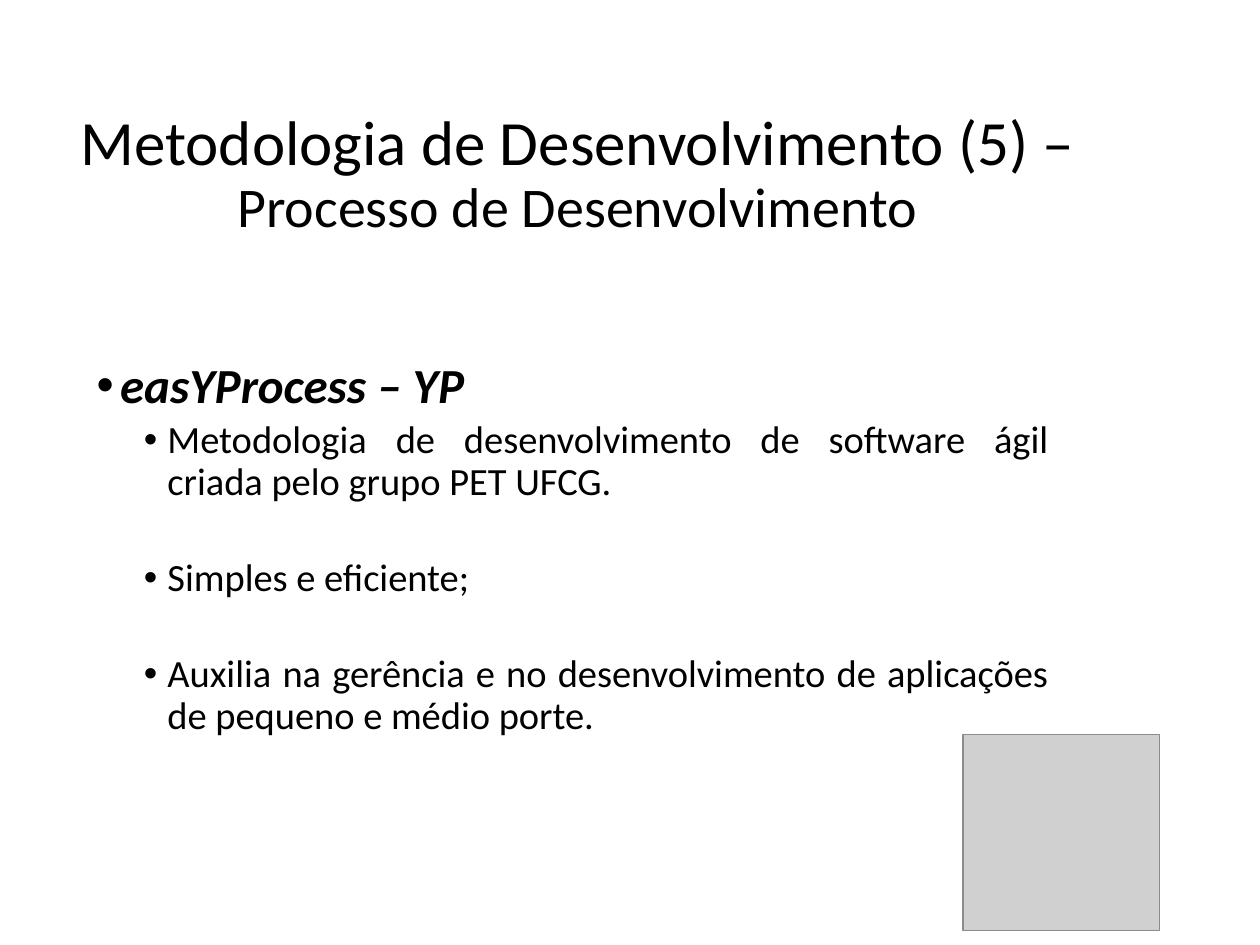
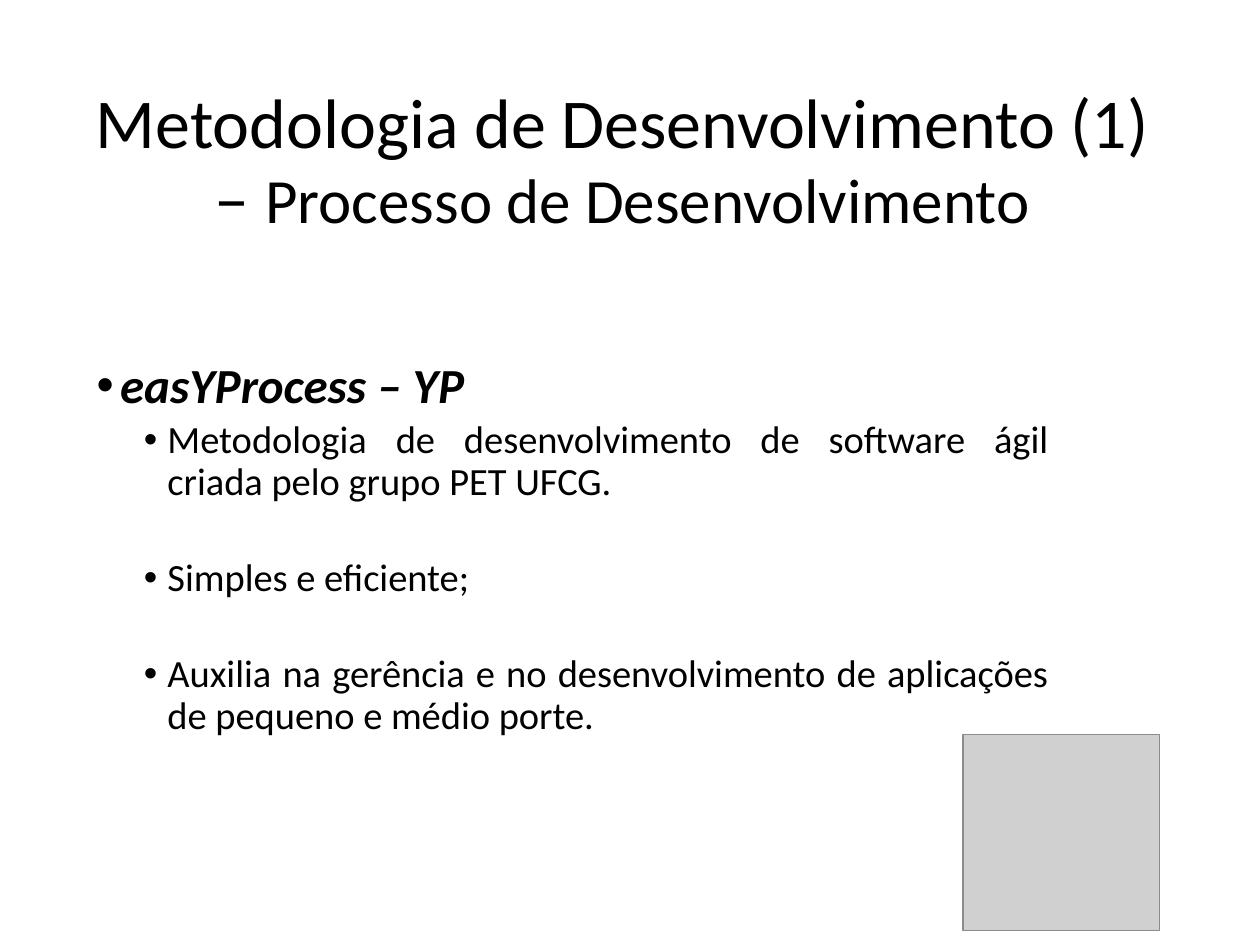
Before and after one commit to FatimaFerreiradeSousa/TCC-Mobile-Leaning, a slide deck: slide 12 of TCC - Documento/TCC II.pptx. Drawn at 1260x945 pixels with LibreOffice and Linux fonts; fonts in the diff are those of the drawing; grey boxes stand for pictures. Boxes give left, top, right and bottom in pixels: in the first picture for what was removed or moved away, otherwise in the second. Text is boxed around its words. In the diff, an @@ line names an element or a change of style, - is before the commit and + after.

```diff
--- a/TCC - Documento/TCC II.pptx
+++ b/TCC - Documento/TCC II.pptx
@@ title at [96,97,1149,224]: text changed; size 36 to 40 pt @@
-Metodologia de Desenvolvimento (5) – Processo de Desenvolvimento
+Metodologia de Desenvolvimento (1) – Processo de Desenvolvimento
```
Also in this commit, not shown: 18 other slides changed, 1 slide removed.
